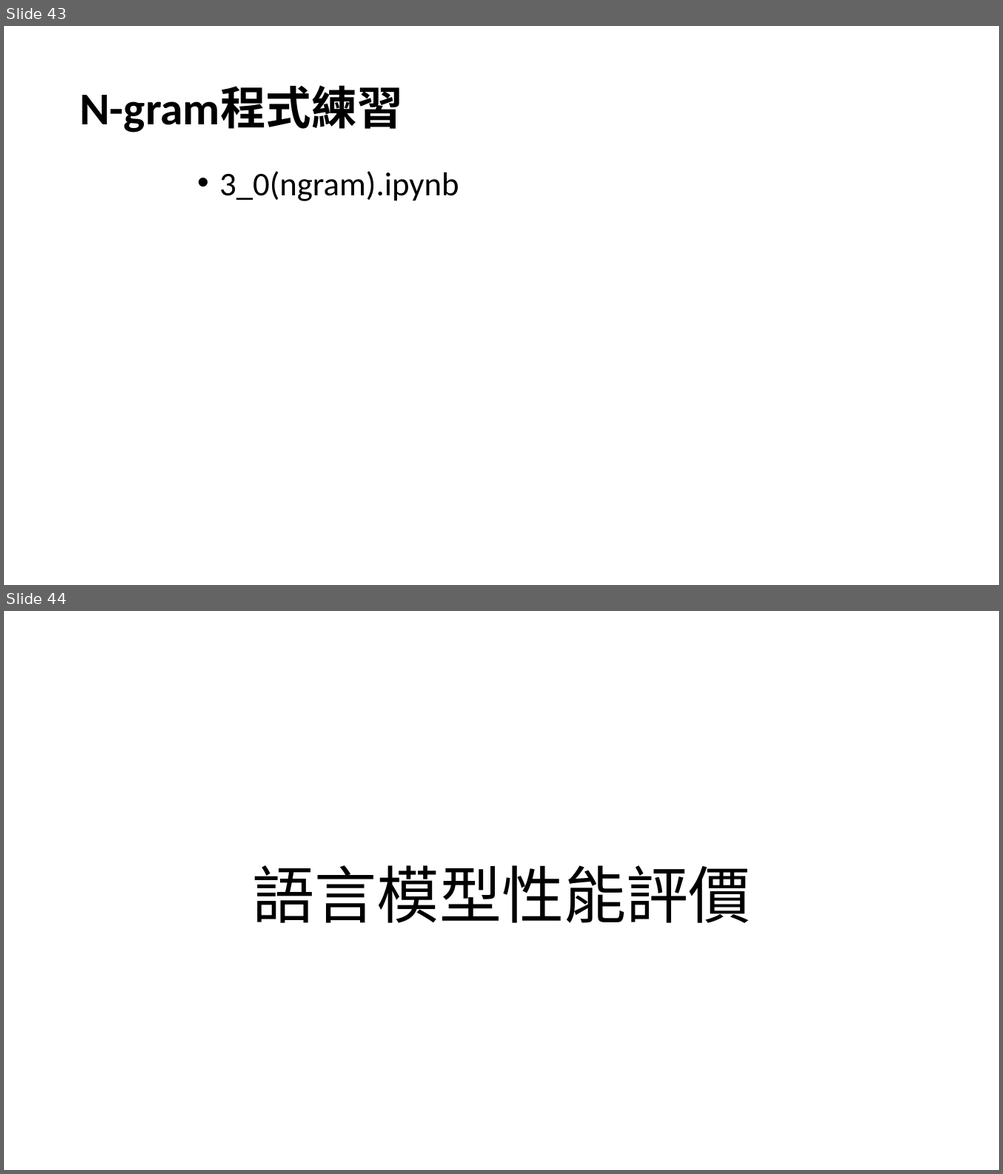
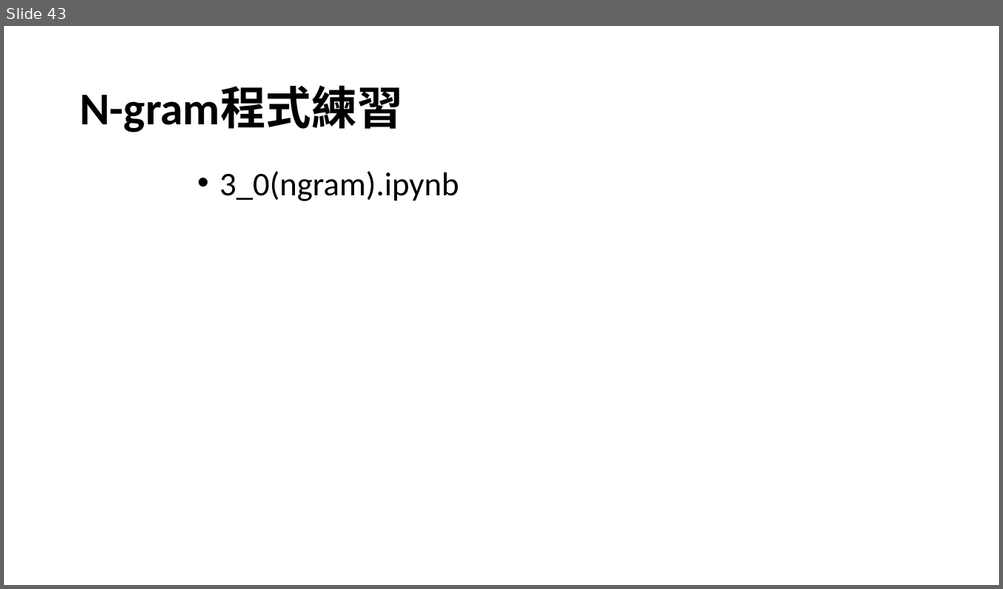
Before and after one commit to joshhu/nlp_must2022, a slide deck: lecture03.pptx. Shown one above the other, each under a label of ours: slides 43 and 44 before the commit, slide 43 after it. The pictures are 1003x1174 and 1003x589 pixels, drawn with LibreOffice and Linux fonts; fonts in the diff are those of the drawing. Boxes give left, top, right and bottom in pixels: in the first picture for what was removed or moved away, otherwise in the second. Text is boxed around its words. In the diff, an @@ line names an element or a change of style, - is before the commit and + after.

```diff
--- a/lecture03.pptx
+++ b/lecture03.pptx
@@ slide 44 removed at (4, 611, 999, 1170), background #FFFFFF @@
@@ title removed at (253, 866, 750, 923) @@
-語言模型性能評價
```
Also in this commit, not shown: 1 slide changed, 3 other slides removed.
